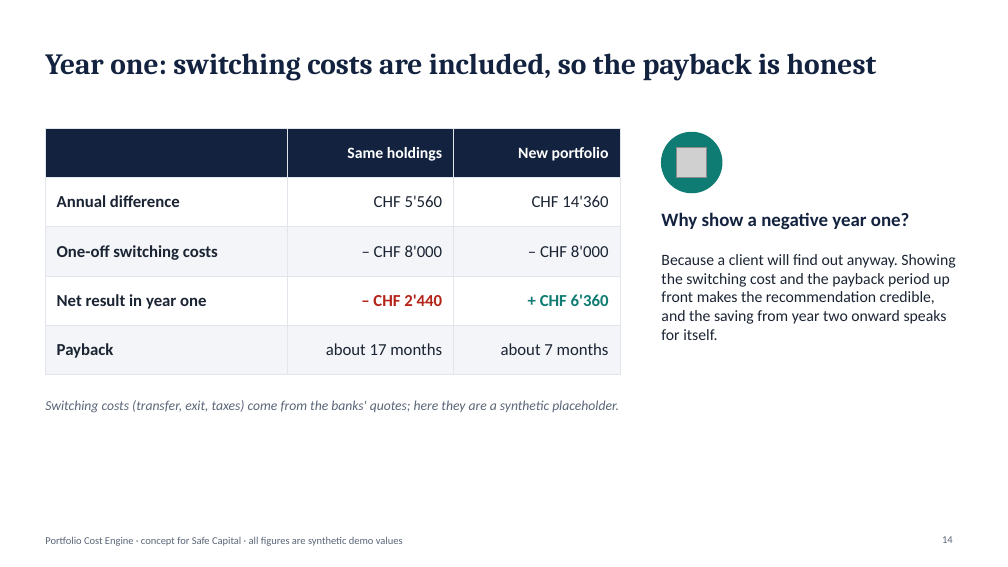
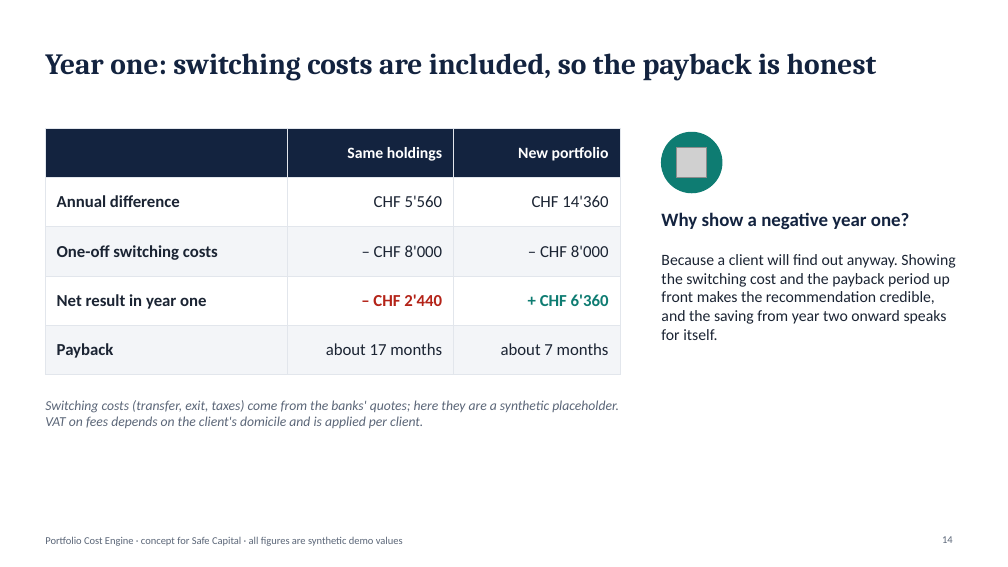
Before and after one commit to rossotti-alessandro/PortfolioCostEngine, a slide deck: slide 14 of slides/PortfolioCostEngine_Executive_Deck.pptx. Drawn at 1008x567 pixels with LibreOffice and Linux fonts; fonts in the diff are those of the drawing; grey boxes stand for pictures. Boxes give left, top, right and bottom in pixels: in the first picture for what was removed or moved away, otherwise in the second. Text is boxed around its words. In the diff, an @@ line names an element or a change of style, - is before the commit and + after.

```diff
--- a/slides/PortfolioCostEngine_Executive_Deck.pptx
+++ b/slides/PortfolioCostEngine_Executive_Deck.pptx
@@ text at (45,400,619,428): text changed @@
-Switching costs (transfer, exit, taxes) come from the banks' quotes; here they are a synthetic placeholder.
+Switching costs (transfer, exit, taxes) come from the banks' quotes; here they are a synthetic placeholder. VAT on fees depends on the client's domicile and is applied per client.
```
Also in this commit, not shown: 3 other slides changed, 5 other files.
